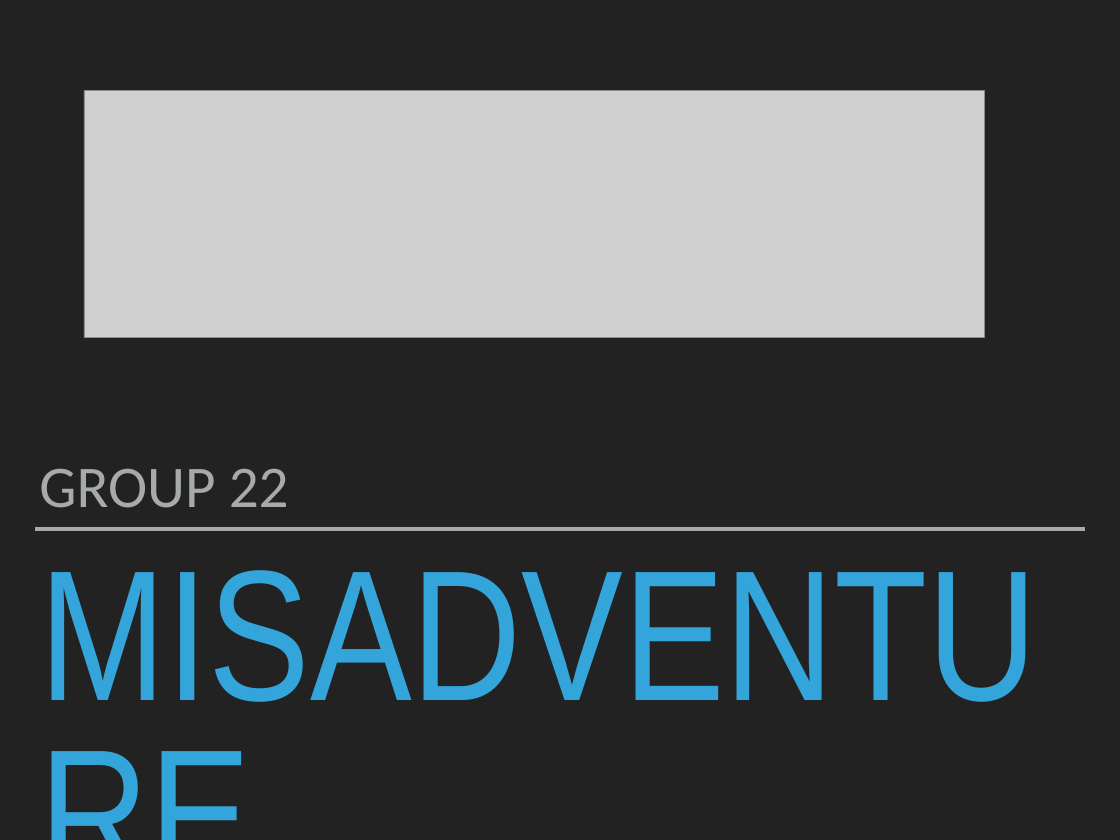
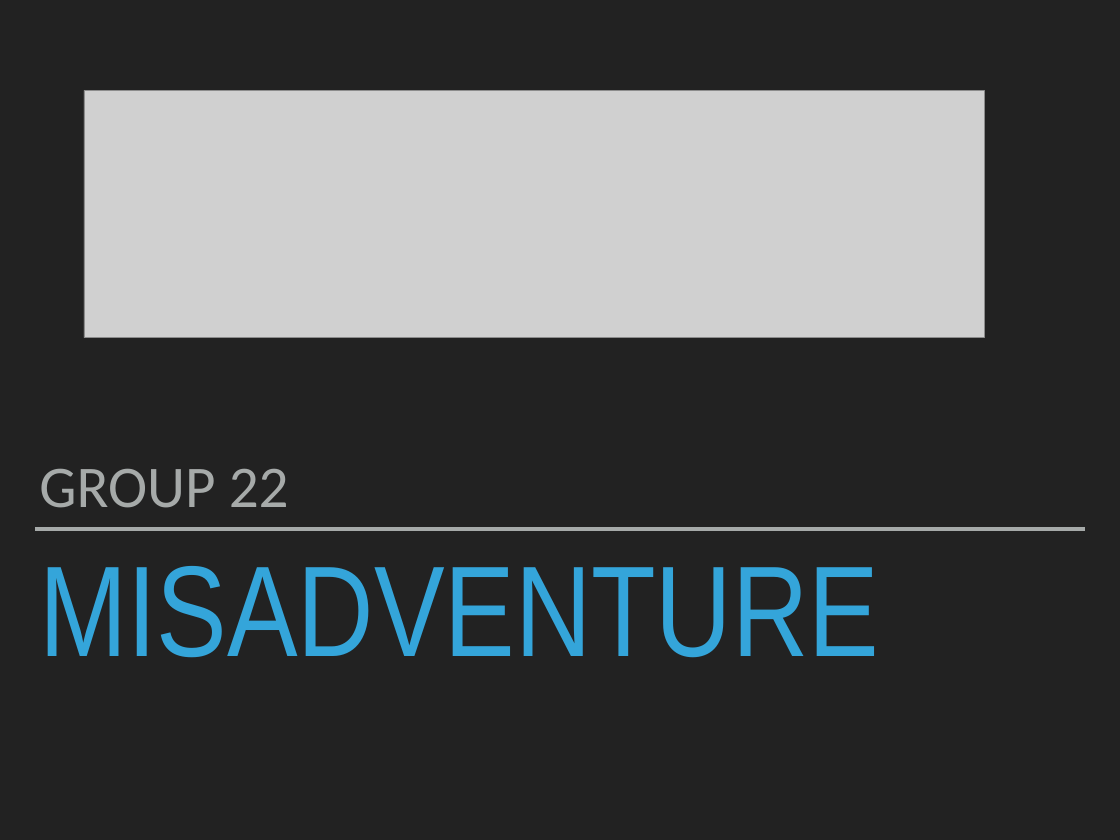
Before and after one commit to hodgyj/Game, a slide deck: slide 1 of Misadventure.pptx. Drawn at 1120x840 pixels with LibreOffice and Linux fonts; fonts in the diff are those of the drawing; grey boxes stand for pictures. Boxes give left, top, right and bottom in pixels: in the first picture for what was removed or moved away, otherwise in the second. Text is boxed around its words. In the diff, an @@ line names an element or a change of style, - is before the commit and + after.

```diff
--- a/Misadventure.pptx
+++ b/Misadventure.pptx
@@ title "MISADVENTURE" at [39,566,879,658]: size 170 to 118 pt @@
```
Also in this commit, not shown: 4 other slides changed.
